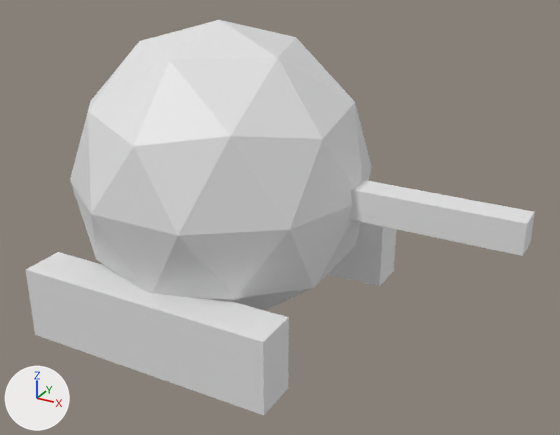
One commit to the COLLADA model Mashes/nicotank.dae: the scene before it, then after it.
Rendered twice from a 50 mm lens placed at (1.331, -2.034, 1.391), pointed at (0.239, -0.05, 0.399). Lighting does not change. The marker at lower left points along +X, +Y and +Z. Where no turn or scale is listed for an object, it has been applied to the vertices.
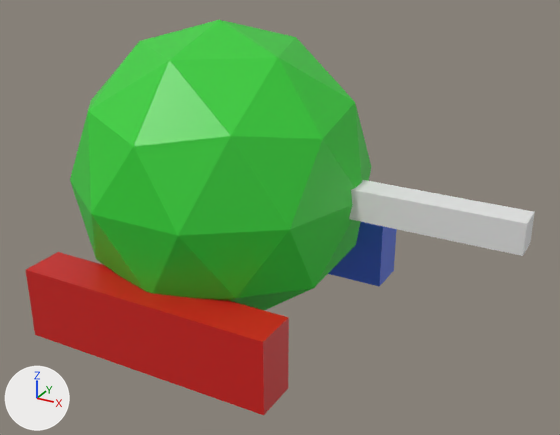
Commit message: NateMashDrawing - use Phong diffuse color if a material is bound

Changed parts and their boxes [x1, y1, x2, y2] in the pictures (560 x 435 px):
'Icosphere', recoloured (white to green): [70, 20, 371, 310] in both
'Cube', recoloured (grey to red): [26, 252, 289, 415] in both
'Cube_001', recoloured (grey to blue): [328, 222, 397, 287] in both

What the commit changed:
Material 'Material_001' (mat_material_001) is new.
Its base color is (0.0402, 0.109, 0.64) (blue #385dd1).
Its roughness is 0.44.
Material 'Material_002' (mat_material_002) is new.
Its base color is (0.64, 0.0125, 0.0091) (red #d11d18).
Its roughness is 0.44.
Material 'Material' (mat_material) is new.
Its base color is (0.0342, 0.64, 0.038) (green #34d137).
Its roughness is 0.44.
me_icosphere has 42 vertices, 80 faces and spans x -0.5..0.5, y -0.476..0.476, z -0.5..0.5.
me_icosphere now uses material mat_material (green #34d137).
me_cube_001 has 8 vertices, 12 faces and spans x -0.435..0.435, y 0.0..0.145, z -0.484..-0.242.
me_cube_001 now uses material mat_material_002 (red #d11d18).
me_cube_002 has 8 vertices, 12 faces and spans x -0.435..0.435, y -0.145..0.0, z -0.484..-0.242.
me_cube_002 now uses material mat_material_001 (blue #385dd1).
